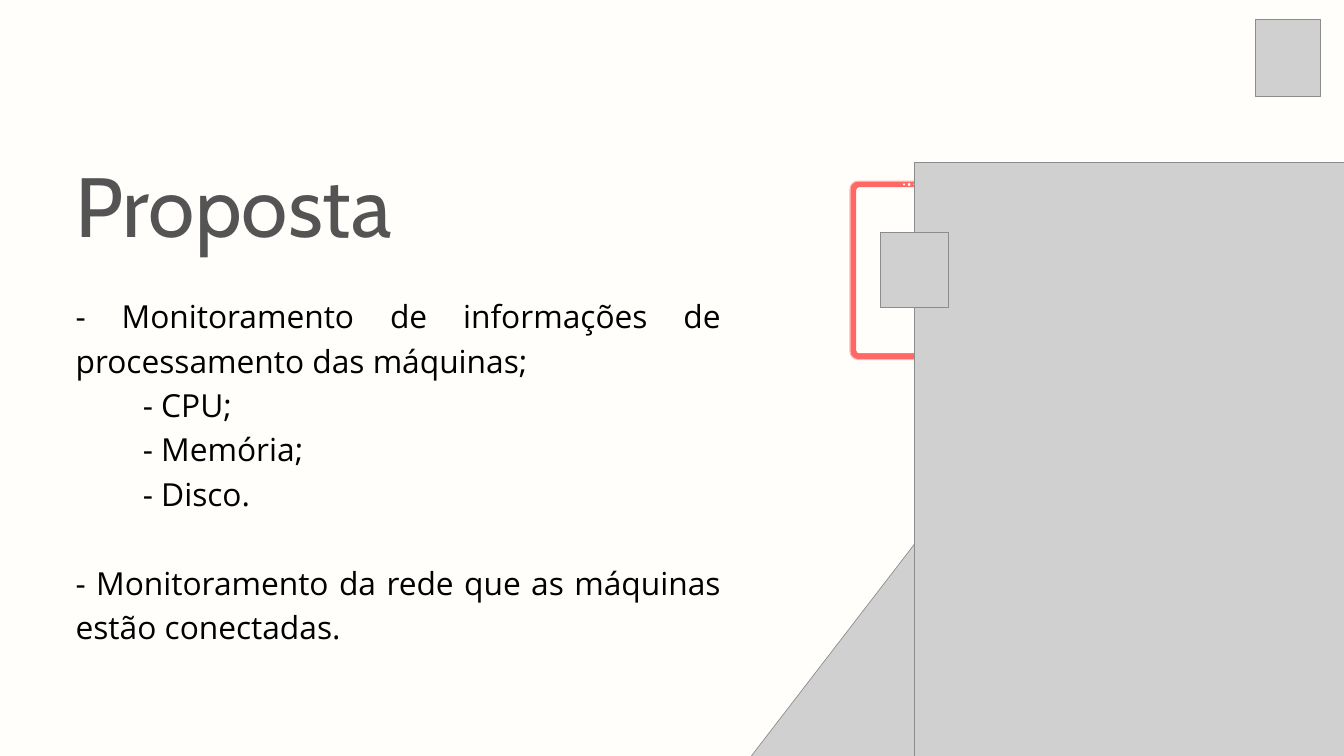
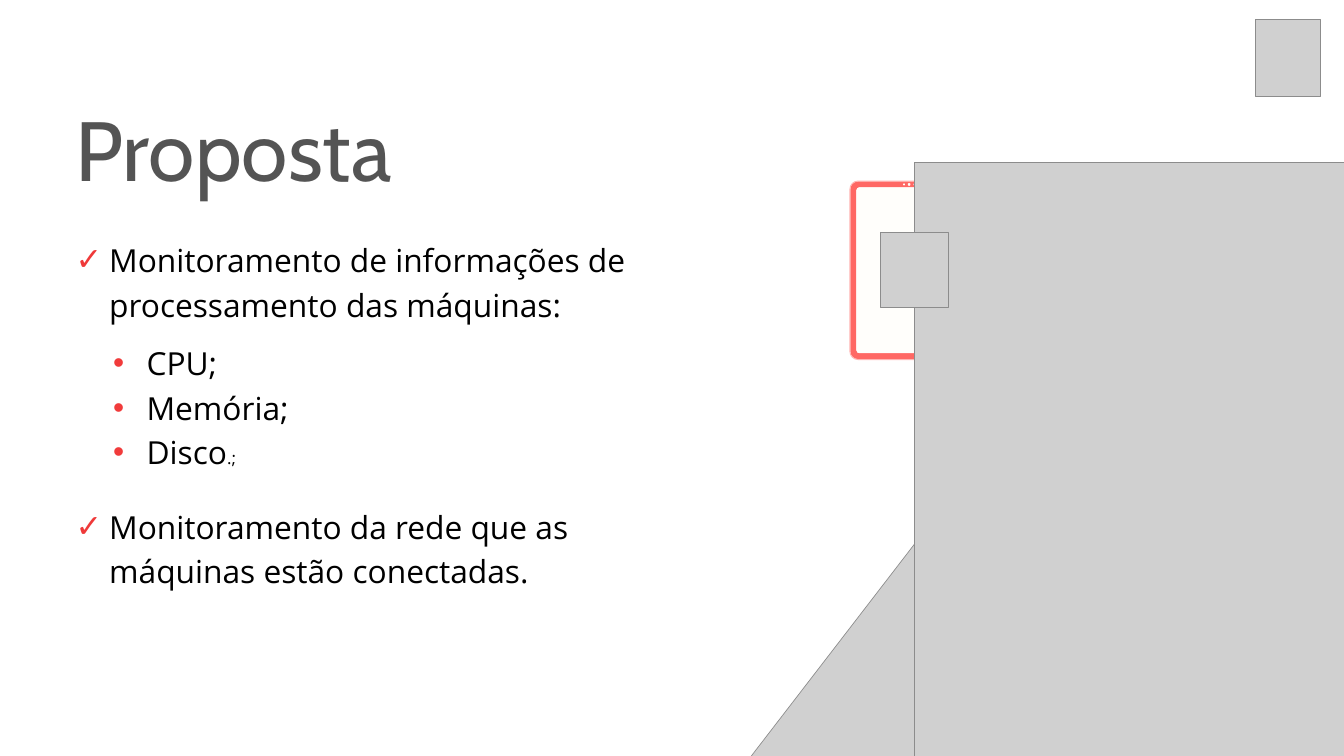
Before and after one commit to christian-raphael/Pyxis, a slide deck: slide 5 of Documentação/Pyxis.pptx. Drawn at 1344x756 pixels with LibreOffice and Linux fonts; fonts in the diff are those of the drawing; grey boxes stand for pictures. Boxes give left, top, right and bottom in pixels: in the first picture for what was removed or moved away, otherwise in the second. Text is boxed around its words. In the diff, an @@ line names an element or a change of style, - is before the commit and + after.

Commit message:
slide att

```diff
--- a/Documentação/Pyxis.pptx
+++ b/Documentação/Pyxis.pptx
@@ background #FFFEFB to #FFFFFF @@
@@ text "Proposta": place and size @@
-text "Proposta" at (76, 178, 392, 255)
+text "Proposta" at (76, 122, 392, 199)
@@ text at (109, 247, 625, 591): text changed @@
-- Monitoramento de informações de processamento das máquinas;
-- CPU;
-- Memória;
-- Disco.
-- Monitoramento da rede que as máquinas estão conectadas.
+✓ Monitoramento de informações de processamento das máquinas:
+✓ Monitoramento da rede que as máquinas estão conectadas.
@@ text added at (147, 352, 289, 465), 34 pt, text #000000 @@
+• CPU;
+• Memória;
+• Disco.;
```
Also in this commit, not shown: 1 other slide changed, 1 slide removed.
